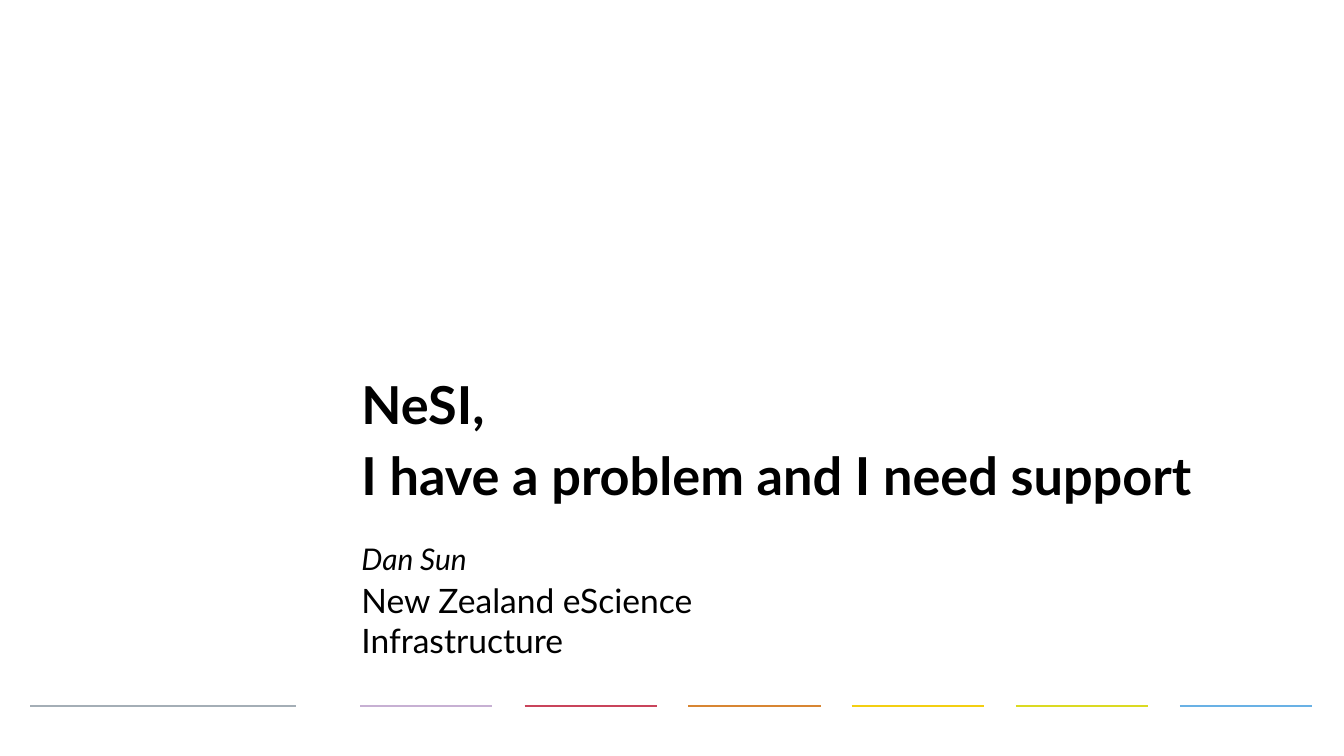
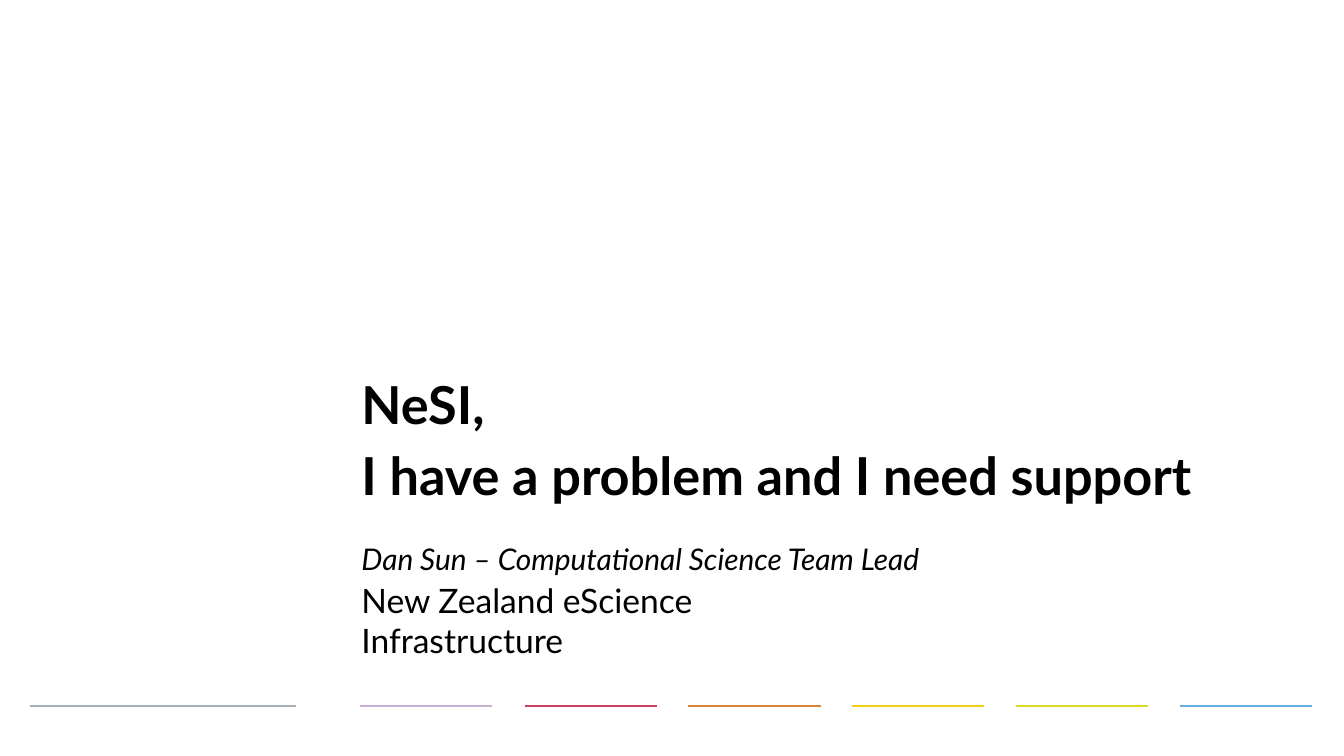
Before and after one commit to nesi/eResearch-NZ-2015, a slide deck: slide 1 of NeSI_I_Have_a Problem_and_I_Need_Support/NeSI_Service_Desk.pptx. Drawn at 1344x756 pixels with LibreOffice and Linux fonts; fonts in the diff are those of the drawing; background and template pictures are left out. Boxes give left, top, right and bottom in pixels: in the first picture for what was removed or moved away, otherwise in the second. Text is boxed around its words. In the diff, an @@ line names an element or a change of style, - is before the commit and + after.

```diff
--- a/NeSI_I_Have_a Problem_and_I_Need_Support/NeSI_Service_Desk.pptx
+++ b/NeSI_I_Have_a Problem_and_I_Need_Support/NeSI_Service_Desk.pptx
@@ title at box(361, 385, 1192, 575): text changed; size 28 to 16 pt; bold off; italic on @@
-NeSI,
-I have a problem and I need support
-Dan Sun
+NeSI,
+I have a problem and I need support
+Dan Sun – Computational Science Team Lead
```
Also in this commit, not shown: 2 other slides changed.
